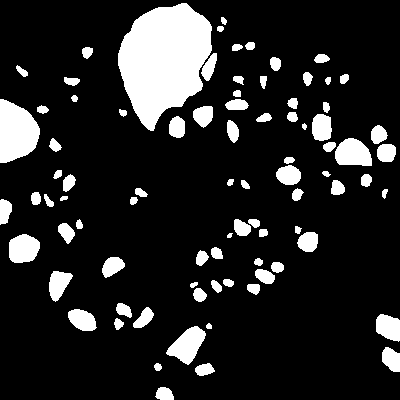
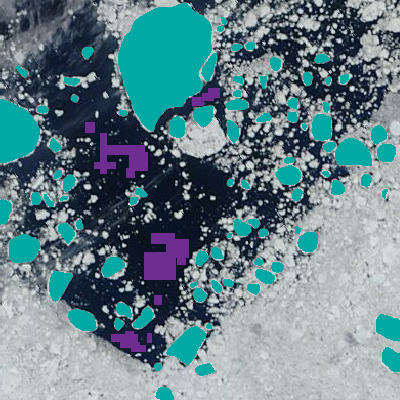
Layer changes from the first w=400, h=400 image to the second:
hid "ice floes" (1st of 2) over (0, 0, 400, 400)
added layer "water samples" (2nd of 2) above "landmask" over (85, 88, 220, 352)
